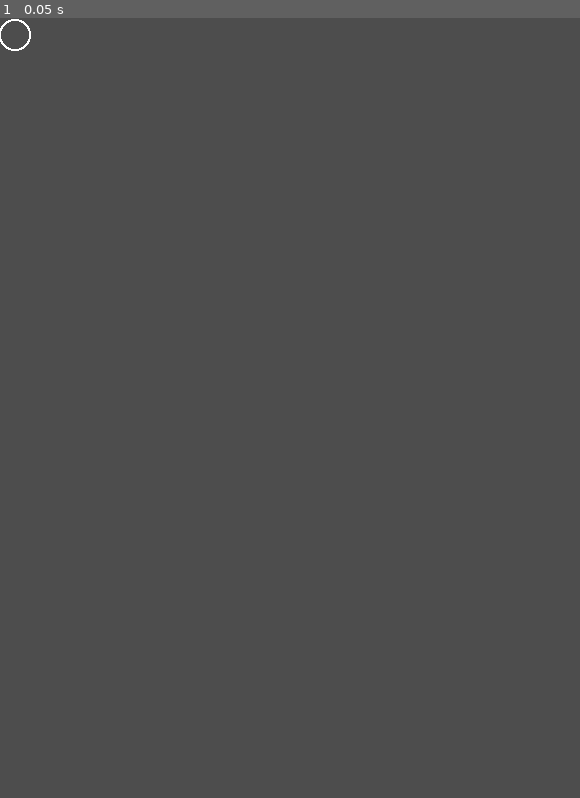
Above: before the commit, frame 1.
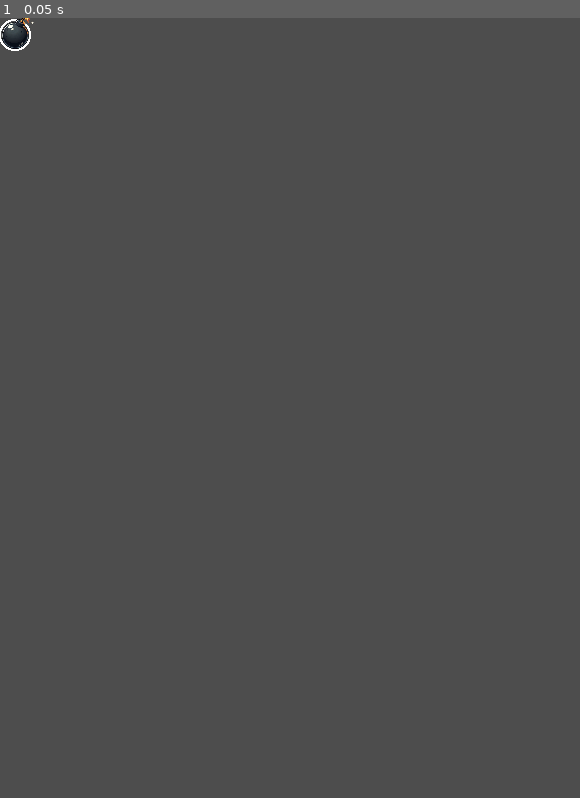
Above: after the commit, the same moment.

Repository: gilad905/elevator-boy
Game: Godot game, scene res://scenes/npcs/bomb.tscn
Two runs of this game, one before a commit and one after it. Both use one fixed random seed, a clock stepped at 60 frames per second and the inputs below. This scene is started directly instead of the project's main scene.
Inputs:
- Up to frame 1 (0.05 s): no input

The runs differ from the first frame. In frame 1, 0.1% of the frame differs, in the area x 0-6%, y 0-4%.
Error in both runs: Invalid call. Nonexistent function 'get_child_count' in base 'Nil'. (res://scripts/globals/settings.gd:94)

Commit message:
fixed bomb asset paths

Diff:
--- a/scenes/npcs/bomb.tscn
+++ b/scenes/npcs/bomb.tscn
@@ -1,15 +1,15 @@
 [gd_scene load_steps=14 format=3 uid="uid://si0khjik0hvk"]
 
-[ext_resource type="Texture2D" uid="uid://bo30jf7ixkavv" path="res://assets/images/bomb/bomb-frame-1.png" id="1_xgejo"]
-[ext_resource type="Texture2D" uid="uid://dovr1j3ec3pvk" path="res://assets/images/bomb/bomb-frame-2.png" id="2_jywqw"]
-[ext_resource type="Texture2D" uid="uid://drkvf5ak8kr0k" path="res://assets/images/bomb/bomb-frame-3.png" id="3_yhs7q"]
+[ext_resource type="Texture2D" uid="uid://bo30jf7ixkavv" path="res://assets/images/npcs/bomb/bomb-frame-1.png" id="1_xgejo"]
+[ext_resource type="Texture2D" uid="uid://dovr1j3ec3pvk" path="res://assets/images/npcs/bomb/bomb-frame-2.png" id="2_jywqw"]
+[ext_resource type="Texture2D" uid="uid://drkvf5ak8kr0k" path="res://assets/images/npcs/bomb/bomb-frame-3.png" id="3_yhs7q"]
 [ext_resource type="Script" path="res://scripts/npc/bomb.gd" id="4_5gqwg"]
-[ext_resource type="Texture2D" uid="uid://cocatcchgfpuc" path="res://assets/images/bomb/explode-frame-1.png" id="5_66bir"]
-[ext_resource type="Texture2D" uid="uid://cdcijj4x43f6e" path="res://assets/images/bomb/bomb-red-1.png" id="5_aikba"]
-[ext_resource type="Texture2D" uid="uid://c1s8hi8phslkm" path="res://assets/images/bomb/explode-frame-2.png" id="6_crhem"]
-[ext_resource type="Texture2D" uid="uid://gbanfwtqc6wa" path="res://assets/images/bomb/bomb-red-2.png" id="6_l0d4d"]
-[ext_resource type="Texture2D" uid="uid://bd0x3xlji0las" path="res://assets/images/bomb/explode-frame-3.png" id="7_mly2i"]
-[ext_resource type="Texture2D" uid="uid://b340vt1cc4xcs" path="res://assets/images/bomb/explode-frame-4.png" id="8_rfnu6"]
+[ext_resource type="Texture2D" uid="uid://cocatcchgfpuc" path="res://assets/images/npcs/bomb/explode-frame-1.png" id="5_66bir"]
+[ext_resource type="Texture2D" uid="uid://cdcijj4x43f6e" path="res://assets/images/npcs/bomb/bomb-red-1.png" id="5_aikba"]
+[ext_resource type="Texture2D" uid="uid://c1s8hi8phslkm" path="res://assets/images/npcs/bomb/explode-frame-2.png" id="6_crhem"]
+[ext_resource type="Texture2D" uid="uid://gbanfwtqc6wa" path="res://assets/images/npcs/bomb/bomb-red-2.png" id="6_l0d4d"]
+[ext_resource type="Texture2D" uid="uid://bd0x3xlji0las" path="res://assets/images/npcs/bomb/explode-frame-3.png" id="7_mly2i"]
+[ext_resource type="Texture2D" uid="uid://b340vt1cc4xcs" path="res://assets/images/npcs/bomb/explode-frame-4.png" id="8_rfnu6"]
 
 [sub_resource type="SpriteFrames" id="SpriteFrames_pad6y"]
 animations = [{
--- a/scripts/globals/npcs.gd
+++ b/scripts/globals/npcs.gd
@@ -26,10 +26,10 @@
 	var _floor = Nodes.Floors.get_floor(floor_num)
 	var type = get_random_type()
 	# if Env.is_dev:
-	# 	temp_npc_count += 1
-	# 	if temp_npc_count % 3 == 0:
-	# 		print("DEV - Adding businessman")
-	# 		type = Npc.Type.Businessman
+	# 	# temp_npc_count += 1
+	# 	# if temp_npc_count % 3 == 0:
+	# 	print("DEV - Adding bomb")
+	# 	type = Npc.Type.Bomb
 	var npc = scenes[type].instantiate()
 	Nodes.Audio.play_sound("Door")
 	await show_npc_guide(type)
